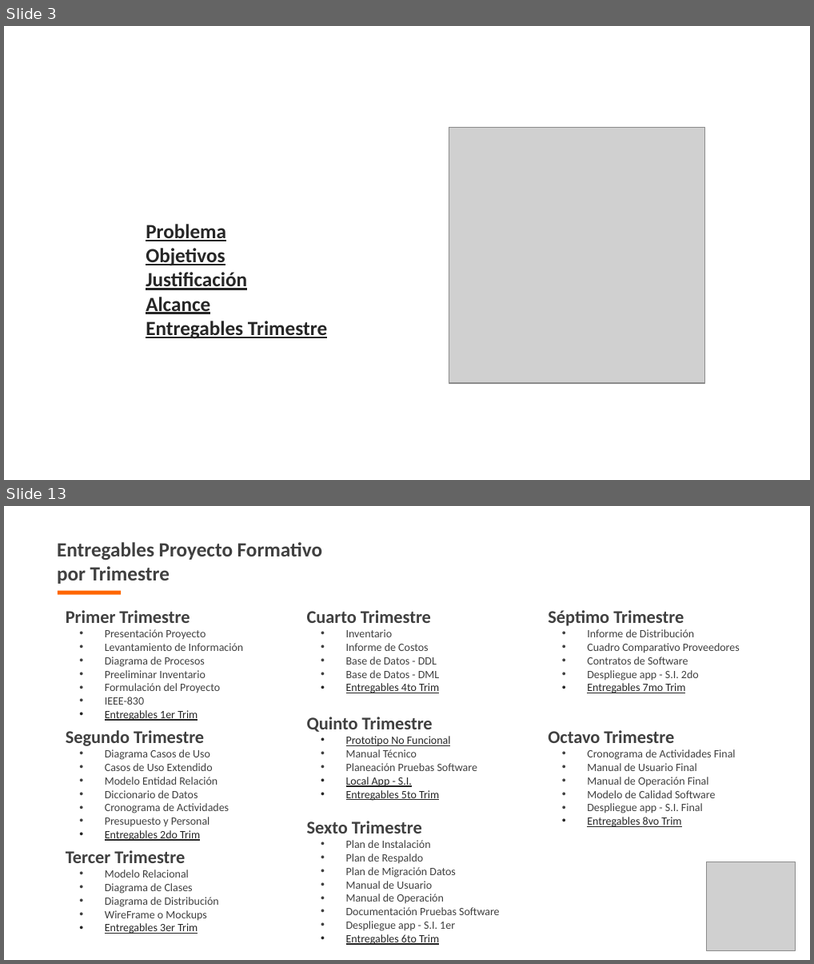
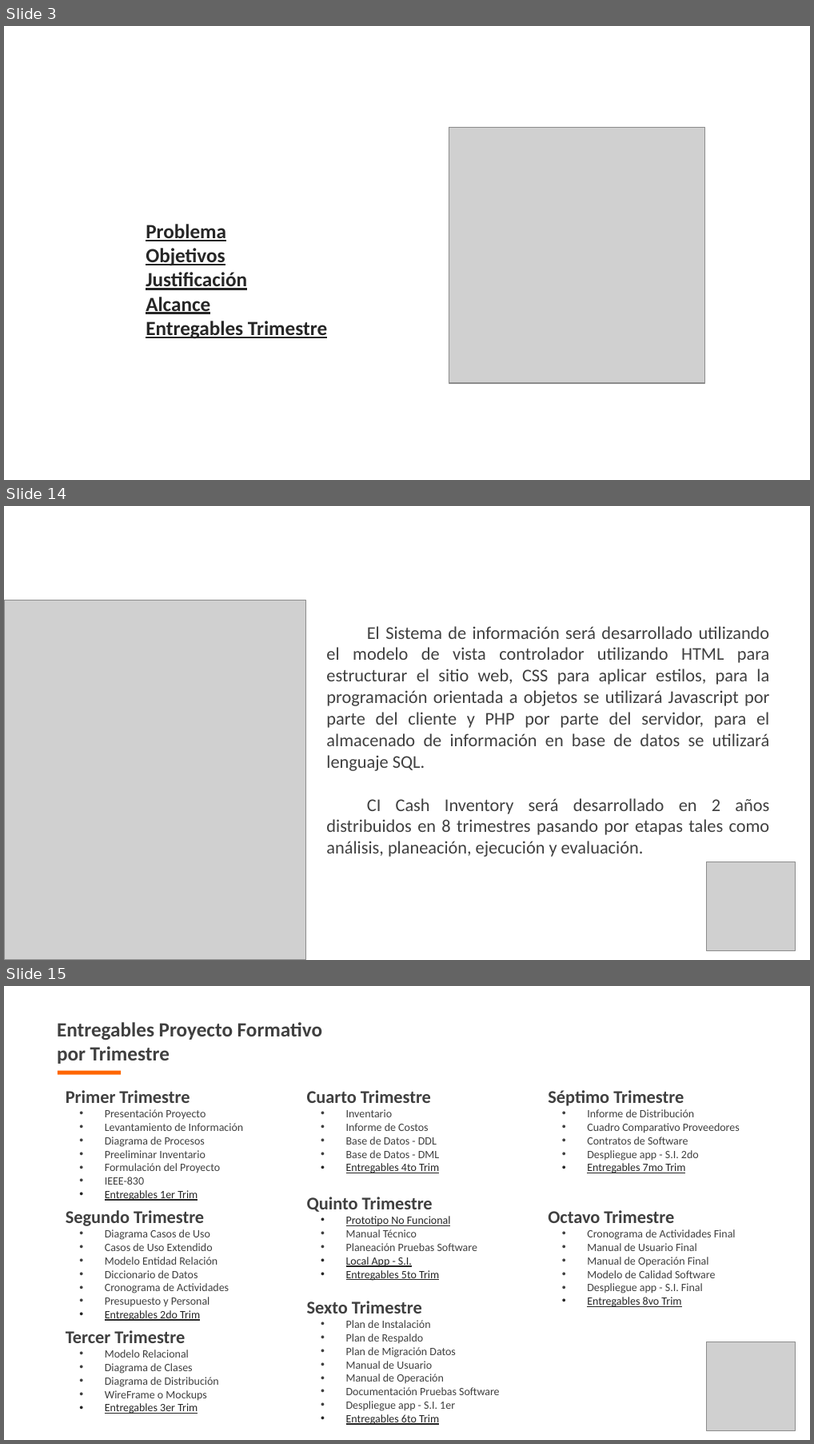
Before and after one commit to bsgaleano20/proyecto_tec_adsi, a slide deck: app/app_documentacion/1er_trim/1_1_1_presentacion_proyecto.pptx. Shown one above the other, each under a label of ours: slides 3 and 13 before the commit, slides 3, 14 and 15 after it; the slides between them are not shown. The pictures are 814x964 and 814x1444 pixels, drawn with LibreOffice and Linux fonts; fonts in the diff are those of the drawing; grey boxes stand for pictures; background and template pictures are left out. Boxes give left, top, right and bottom in pixels: in the first picture for what was removed or moved away, otherwise in the second. Text is boxed around its words. In the diff, an @@ line names an element or a change of style, - is before the commit and + after.

```diff
--- a/app/app_documentacion/1er_trim/1_1_1_presentacion_proyecto.pptx
+++ b/app/app_documentacion/1er_trim/1_1_1_presentacion_proyecto.pptx
@@ slide 14 added at box(4, 506, 810, 960), background picture (left out) @@
@@ text added at box(38, 528, 515, 585), 36 pt, text #FFFFFF, bold @@
+Alcance
@@ picture added at box(4, 600, 306, 960) @@
@@ text added at box(326, 626, 770, 856), 16 pt, text #404040 @@
+El Sistema de información será desarrollado utilizando el modelo de vista controlador utilizando HTML para estructurar el sitio web, CSS para aplicar estilos, para la programación orientada a objetos se utilizará Javascript por parte del cliente y PHP por parte del servidor, para el almacenado de información en base de datos se utilizará lenguaje SQL.
+CI Cash Inventory será desarrollado en 2 años distribuidos en 8 trimestres pasando por etapas tales como análisis, planeación, ejecución y evaluación.
@@ picture added at box(706, 862, 795, 950) @@
@@ what was slide 13 is now slide 15 @@
```
Also in this commit, not shown: 7 slides changed, 5 other slides added, 3 slides removed, 8 other files.
